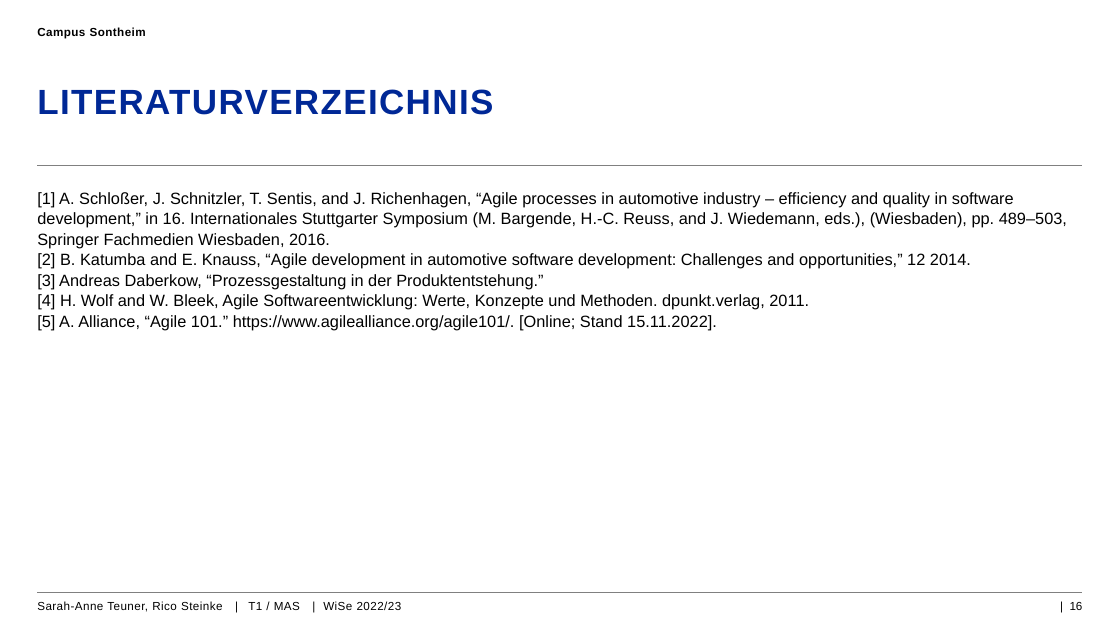
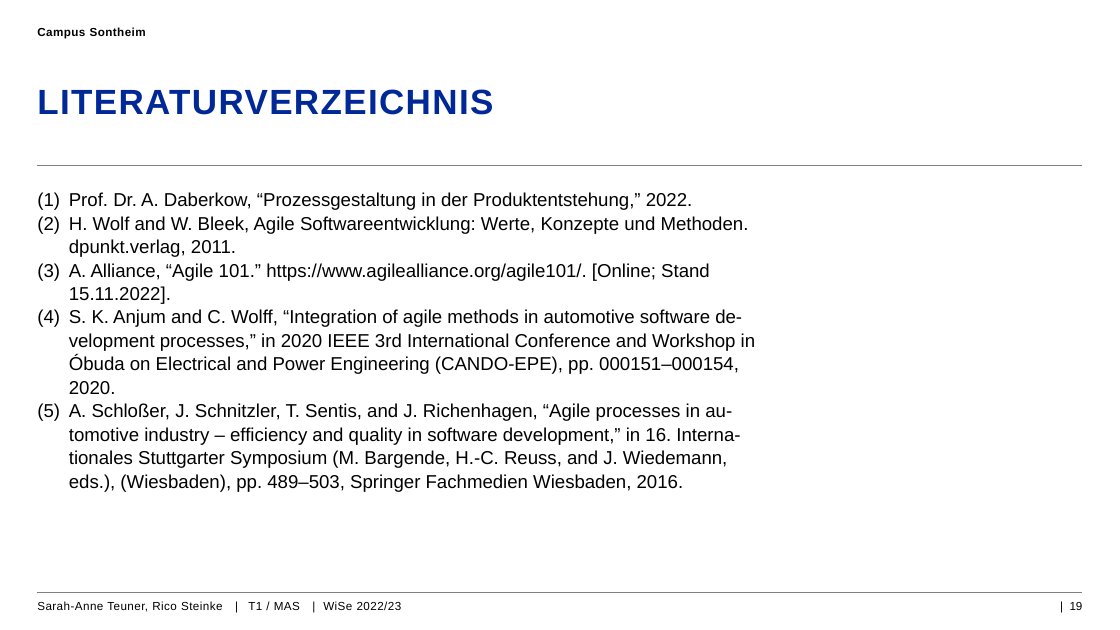
Before and after one commit to rico227/pgpe, a slide deck: slide 19 of Agile_Softwareentwicklung_Automotive_PGPE_rico.pptx (slide 16 before the commit). Drawn at 1120x630 pixels with LibreOffice and Linux fonts; fonts in the diff are those of the drawing; background and template pictures are left out. Boxes give left, top, right and bottom in pixels: in the first picture for what was removed or moved away, otherwise in the second. Text is boxed around its words. In the diff, an @@ line names an element or a change of style, - is before the commit and + after.

```diff
--- a/Agile_Softwareentwicklung_Automotive_PGPE_rico.pptx
+++ b/Agile_Softwareentwicklung_Automotive_PGPE_rico.pptx
@@ text at (69, 192, 756, 492): text changed; size 14 to 16 pt @@
-[1] A. Schloßer, J. Schnitzler, T. Sentis, and J. Richenhagen, “Agile processes in automotive industry – efficiency and quality in software development,” in 16. Internationales Stuttgarter Symposium (M. Bargende, H.-C. Reuss, and J. Wiedemann, eds.), (Wiesbaden), pp. 489–503, Springer Fachmedien Wiesbaden, 2016.
-[2] B. Katumba and E. Knauss, “Agile development in automotive software development: Challenges and opportunities,” 12 2014.
-[3] Andreas Daberkow, “Prozessgestaltung in der Produktentstehung.”
-[4] H. Wolf and W. Bleek, Agile Softwareentwicklung: Werte, Konzepte und Methoden. dpunkt.verlag, 2011.
-[5] A. Alliance, “Agile 101.” https://www.agilealliance.org/agile101/. [Online; Stand 15.11.2022].
+(1) Prof. Dr. A. Daberkow, “Prozessgestaltung in der Produktentstehung,” 2022.
+(2) H. Wolf and W. Bleek, Agile Softwareentwicklung: Werte, Konzepte und Methoden.
+    dpunkt.verlag, 2011.
+(3) A. Alliance, “Agile 101.” https://www.agilealliance.org/agile101/. [Online; Stand
+    15.11.2022].
+(4) S. K. Anjum and C. Wolff, “Integration of agile methods in automotive software de-
+    velopment processes,” in 2020 IEEE 3rd International Conference and Workshop in
+    Óbuda on Electrical and Power Engineering (CANDO-EPE), pp. 000151–000154,
+    2020.
+(5) A. Schloßer, J. Schnitzler, T. Sentis, and J. Richenhagen, “Agile processes in au-
+    tomotive industry – efficiency and quality in software development,” in 16. Interna-
+    tionales Stuttgarter Symposium (M. Bargende, H.-C. Reuss, and J. Wiedemann,
+    eds.), (Wiesbaden), pp. 489–503, Springer Fachmedien Wiesbaden, 2016.
```
Also in this commit, not shown: 1 other slide changed, 3 slides added, 4 other files.
